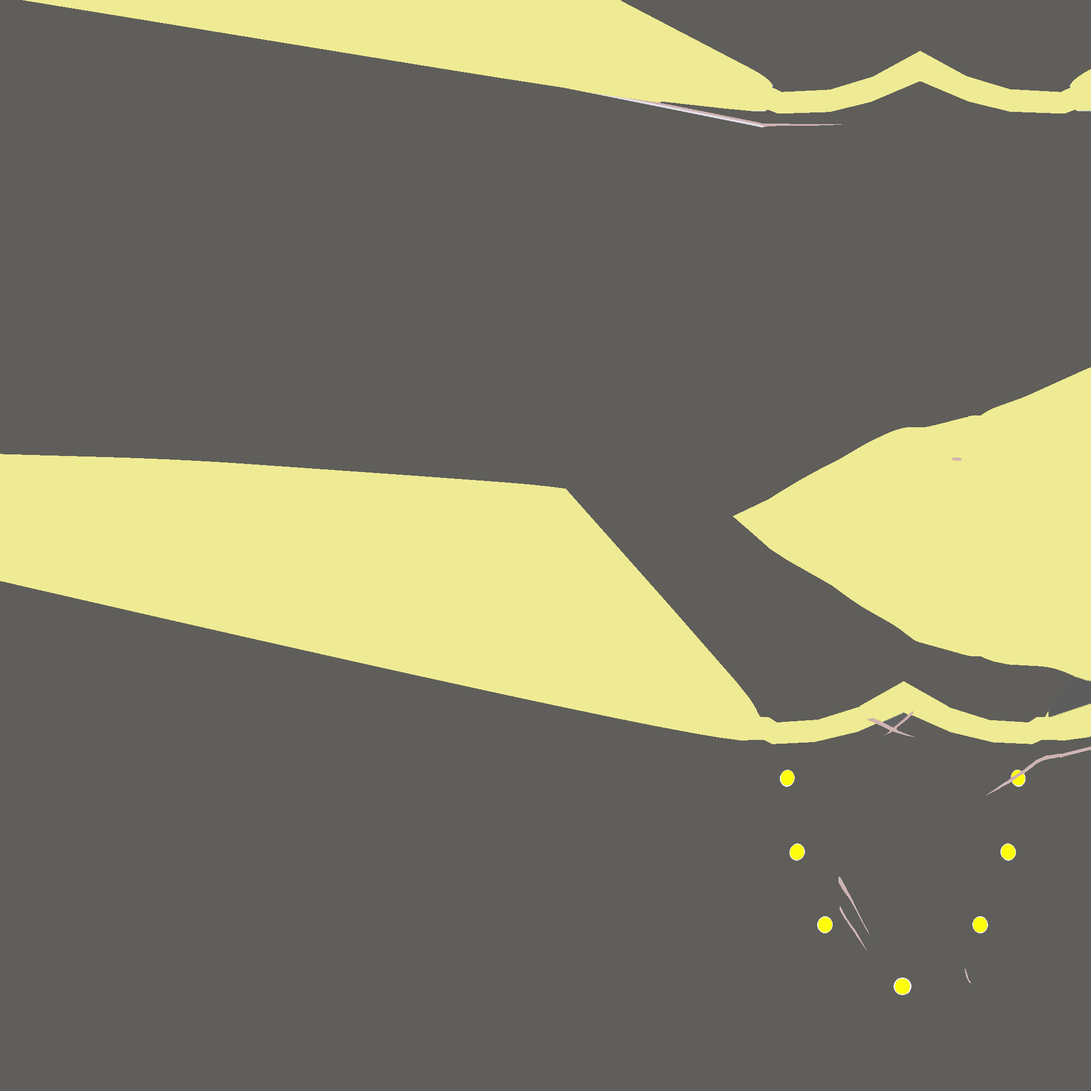
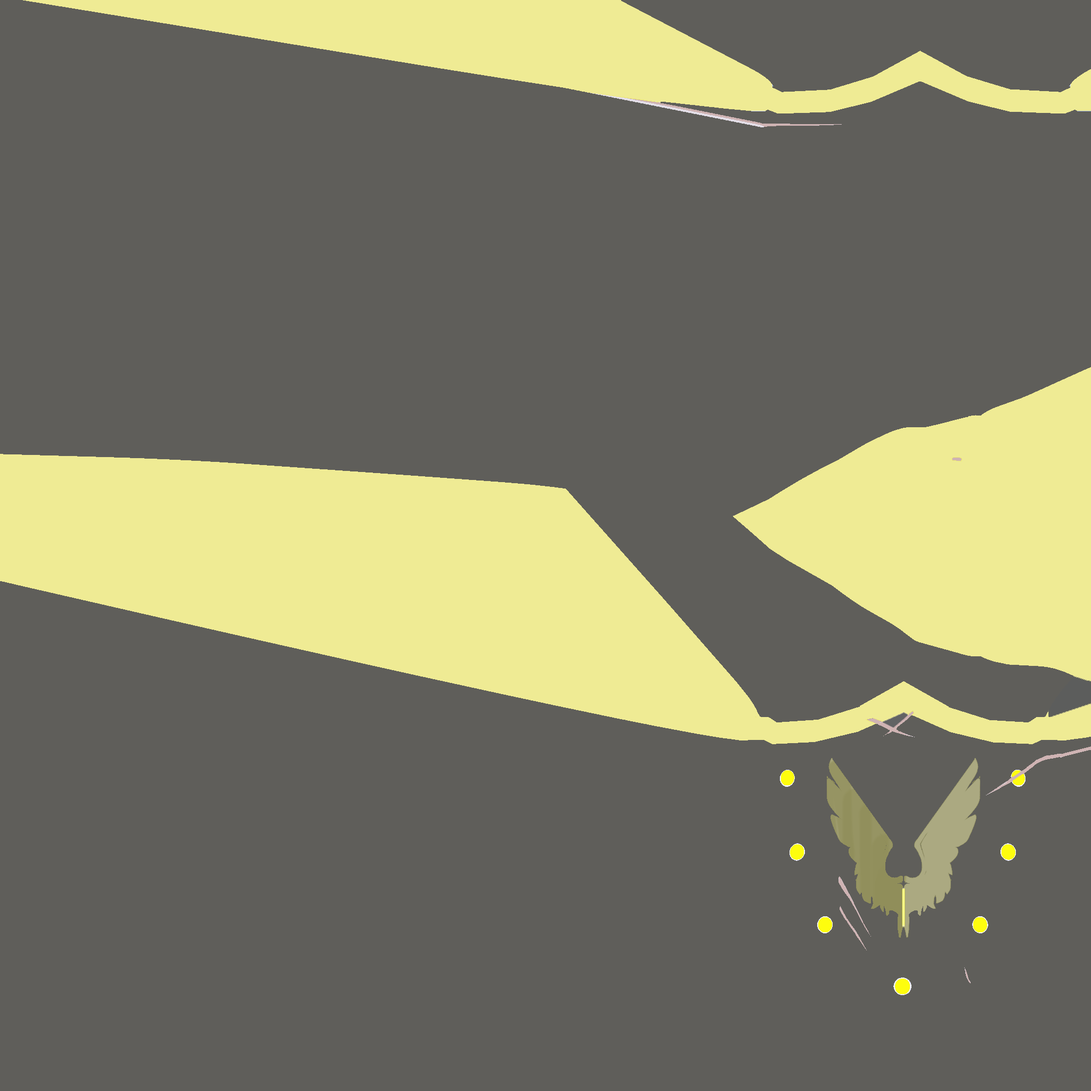
The second w=1091, h=1091 image is a revision of the first. Changes to its layers:
added layer "Layer 4" above "Layer 1" over [827, 758, 981, 939]
